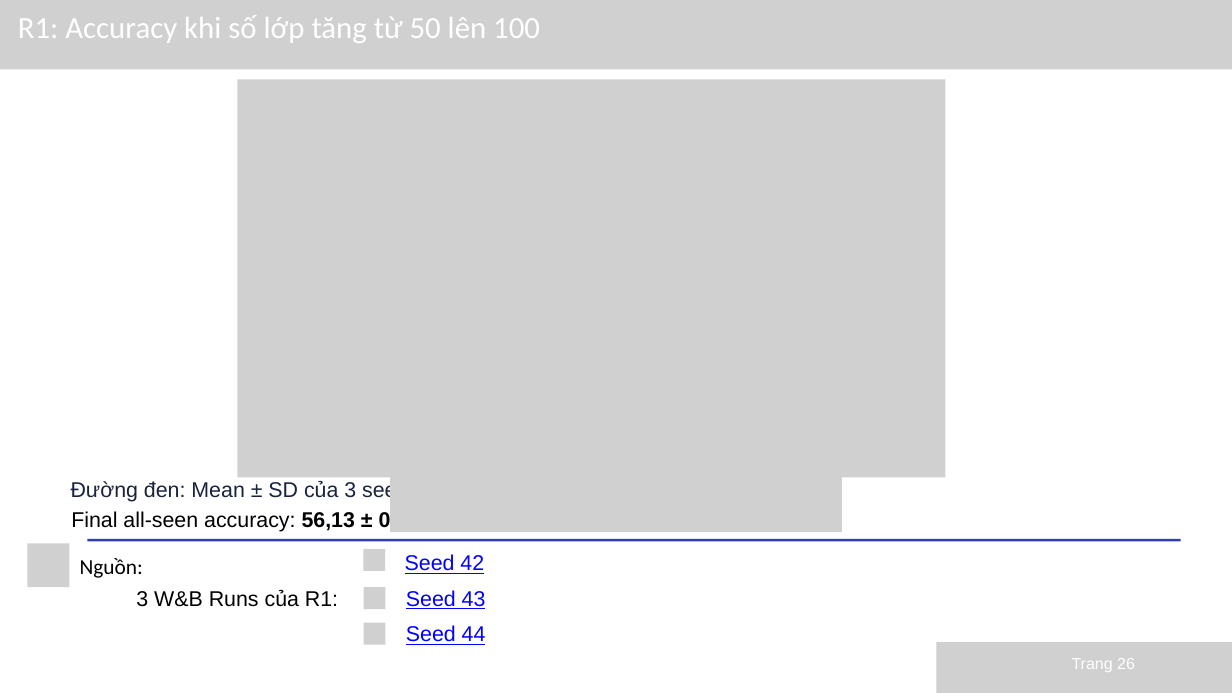
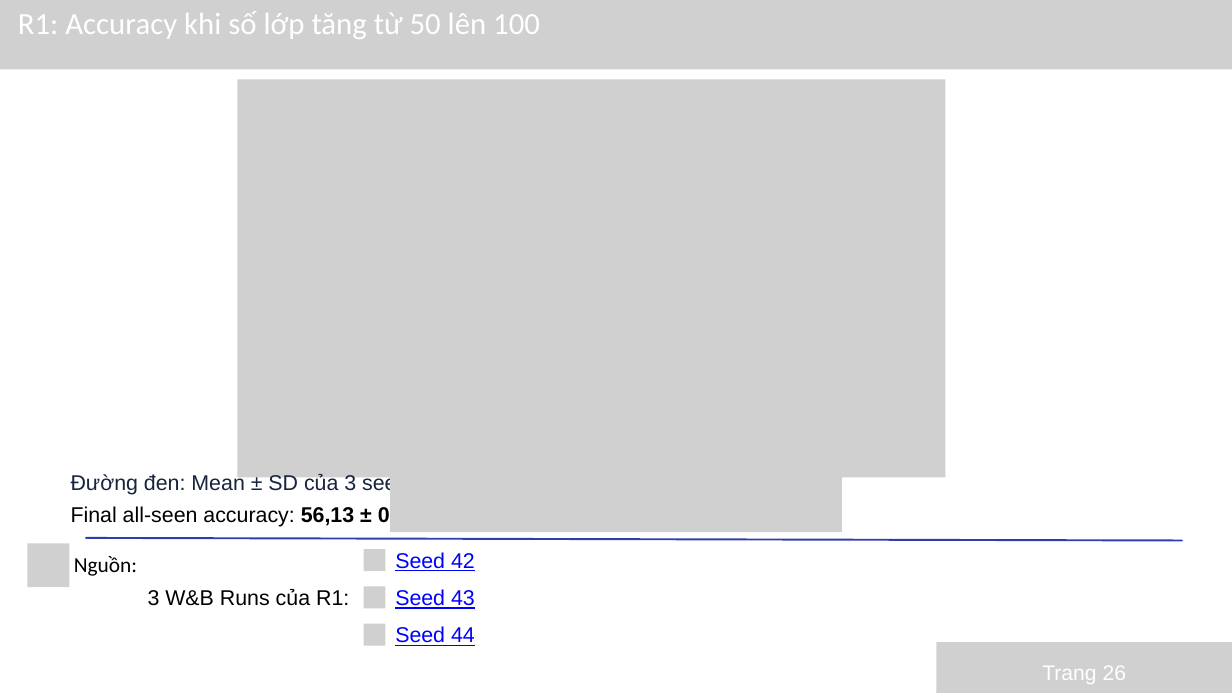
Before and after one commit to 24122050S/20-ML-Paper, a slide deck: slide 26 of slides/ACIL_Nhom3_GiuaKy.pptx. Drawn at 1232x693 pixels with LibreOffice and Linux fonts; fonts in the diff are those of the drawing; grey boxes stand for pictures. Boxes give left, top, right and bottom in pixels: in the first picture for what was removed or moved away, otherwise in the second. Text is boxed around its words. In the diff, an @@ line names an element or a change of style, - is before the commit and + after.

```diff
--- a/slides/ACIL_Nhom3_GiuaKy.pptx
+++ b/slides/ACIL_Nhom3_GiuaKy.pptx
@@ text "R1: Accuracy khi số lớp ..." moved from (x1=18, y1=15, x2=540, y2=43) to (x1=18, y1=11, x2=540, y2=39) @@
@@ text "Đường đen: Mean ± SD ..." moved from (x1=71, y1=480, x2=414, y2=502) to (x1=71, y1=474, x2=414, y2=496) @@
@@ line (86, 538) - (1182, 540): stroke #303EAD 3 pt to #303EAD 2.25 pt @@
@@ alignment centre to left in 6 elements at (x1=148, y1=589, x2=349, y2=606), (x1=74, y1=556, x2=137, y2=576), (x1=71, y1=506, x2=444, y2=528), (x1=395, y1=589, x2=475, y2=609), (x1=395, y1=626, x2=475, y2=646), (x1=395, y1=552, x2=475, y2=571) @@
@@ text "Seed 42" moved from (x1=405, y1=554, x2=484, y2=574) to (x1=395, y1=552, x2=475, y2=571) @@
@@ text "3 W&B Runs của R1:" moved from (x1=136, y1=590, x2=338, y2=607) to (x1=148, y1=589, x2=349, y2=606) @@
@@ text "Seed 43" moved from (x1=406, y1=590, x2=486, y2=609) to (x1=395, y1=589, x2=475, y2=609) @@
@@ text "Seed 44" moved from (x1=406, y1=625, x2=486, y2=645) to (x1=395, y1=626, x2=475, y2=646) @@
@@ text "Trang 26" moved from (x1=1072, y1=658, x2=1135, y2=672) to (x1=1042, y1=666, x2=1126, y2=684) @@
@@ text "Trang 26" at (x1=1042, y1=666, x2=1126, y2=684): size 18.8 to 24.8 pt; alignment left to centre; line spacing 26.2pt to 34.6pt @@
```
Also in this commit, not shown: 35 other slides changed.
